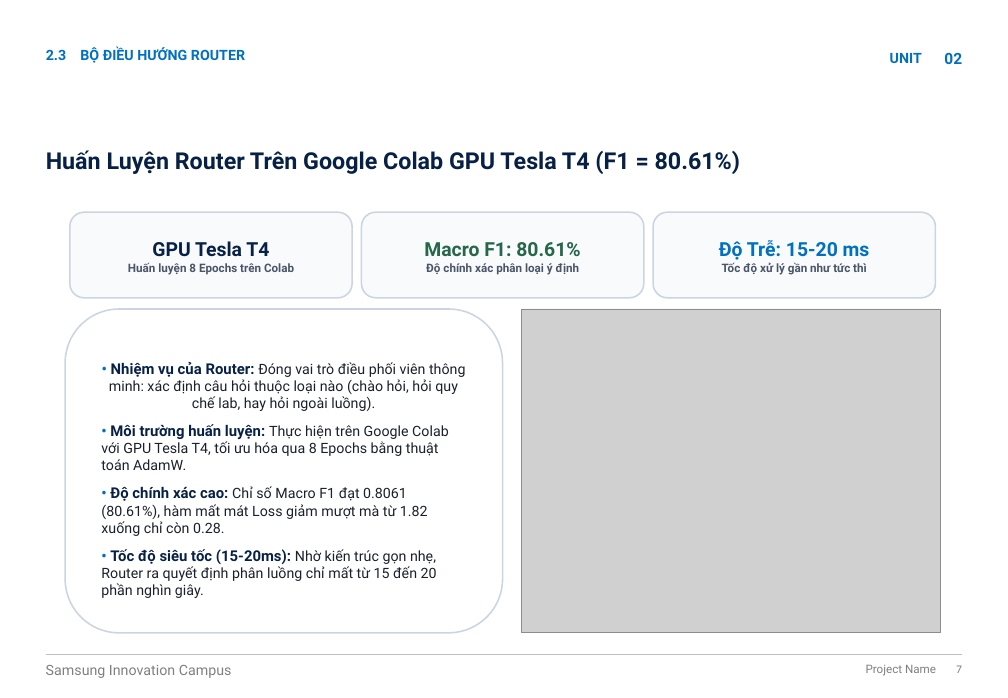
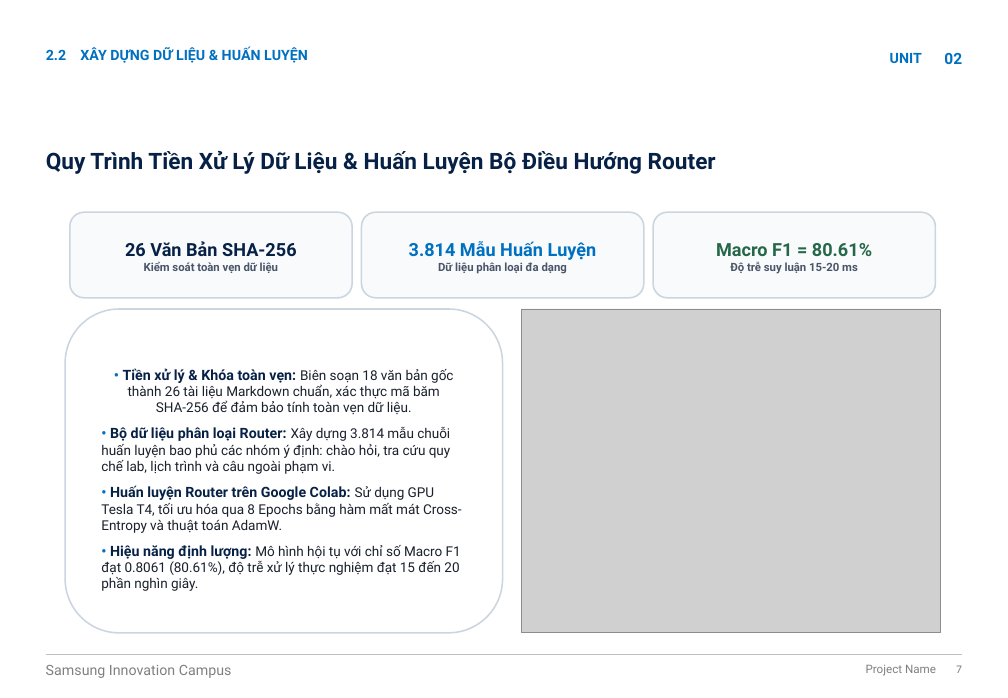
Before and after one commit to quocdoanhdang2-sketch/dusnx-platform, a slide deck: slide 7 of docs/SIC_AI_Capstone_Project_DUSNX_Presentation.pptx. Drawn at 1008x698 pixels with LibreOffice and Linux fonts; fonts in the diff are those of the drawing; grey boxes stand for pictures; background and template pictures are left out. Boxes give left, top, right and bottom in pixels: in the first picture for what was removed or moved away, otherwise in the second. Text is boxed around its words. In the diff, an @@ line names an element or a change of style, - is before the commit and + after.

```diff
--- a/docs/SIC_AI_Capstone_Project_DUSNX_Presentation.pptx
+++ b/docs/SIC_AI_Capstone_Project_DUSNX_Presentation.pptx
@@ text at [46,49,66,60]: text changed @@
-2.3
+2.2
@@ text at [80,46,308,63]: text changed @@
-BỘ ĐIỀU HƯỚNG ROUTER
+XÂY DỰNG DỮ LIỆU & HUẤN LUYỆN
@@ title at [46,151,716,174]: text changed; size 18 to 17.5 pt @@
-Huấn Luyện Router Trên Google Colab GPU Tesla T4 (F1 = 80.61%)
+Quy Trình Tiền Xử Lý Dữ Liệu & Huấn Luyện Bộ Điều Hướng Router
@@ text in rounded rectangle at [125,241,297,273]: text changed; size 9 to 8.8 pt @@
-GPU Tesla T4
-Huấn luyện 8 Epochs trên Colab
+26 Văn Bản SHA-256
+Kiểm soát toàn vẹn dữ liệu
@@ text in rounded rectangle at [409,241,597,274]: text changed; size 9 to 8.8 pt @@
-Macro F1: 80.61%
-Độ chính xác phân loại ý định
+3.814 Mẫu Huấn Luyện
+Dữ liệu phân loại đa dạng
@@ text in rounded rectangle at [716,243,872,274]: text changed; size 9 to 8.8 pt @@
-Độ Trễ: 15-20 ms
-Tốc độ xử lý gần như tức thì
+Macro F1 = 80.61%
+Độ trễ suy luận 15-20 ms
@@ text in rounded rectangle at [101,368,462,591]: text changed; size 11 to 10.5 pt @@
-• Nhiệm vụ của Router: Đóng vai trò điều phối viên thông minh: xác định câu hỏi thuộc loại nào (chào hỏi, hỏi quy chế lab, hay hỏi ngoài luồng).
-• Môi trường huấn luyện: Thực hiện trên Google Colab với GPU Tesla T4, tối ưu hóa qua 8 Epochs bằng thuật toán AdamW.
-• Độ chính xác cao: Chỉ số Macro F1 đạt 0.8061 (80.61%), hàm mất mát Loss giảm mượt mà từ 1.82 xuống chỉ còn 0.28.
-• Tốc độ siêu tốc (15-20ms): Nhờ kiến trúc gọn nhẹ, Router ra quyết định phân luồng chỉ mất từ 15 đến 20 phần nghìn giây.
+• Tiền xử lý & Khóa toàn vẹn: Biên soạn 18 văn bản gốc thành 26 tài liệu Markdown chuẩn, xác thực mã băm SHA-256 để đảm bảo tính toàn vẹn dữ liệu.
+• Bộ dữ liệu phân loại Router: Xây dựng 3.814 mẫu chuỗi huấn luyện bao phủ các nhóm ý định: chào hỏi, tra cứu quy chế lab, lịch trình và câu ngoài phạm vi.
+• Huấn luyện Router trên Google Colab: Sử dụng GPU Tesla T4, tối ưu hóa qua 8 Epochs bằng hàm mất mát Cross-Entropy và thuật toán AdamW.
+• Hiệu năng định lượng: Mô hình hội tụ với chỉ số Macro F1 đạt 0.8061 (80.61%), độ trễ xử lý thực nghiệm đạt 15 đến 20 phần nghìn giây.
```
Also in this commit, not shown: 10 other slides changed, 2 other files.
